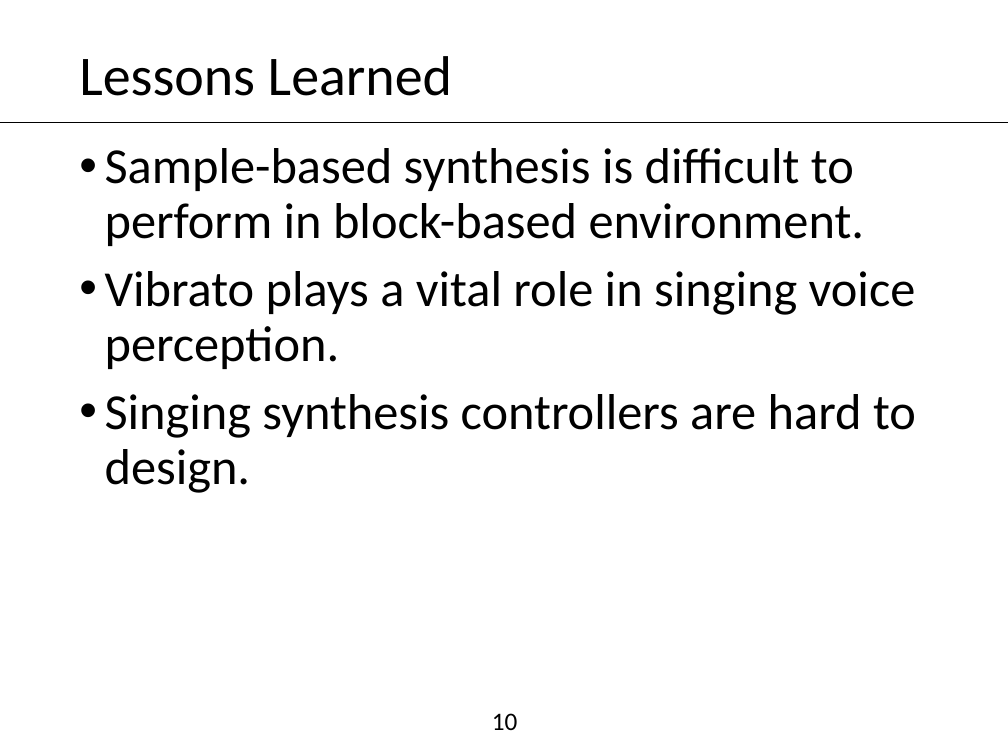
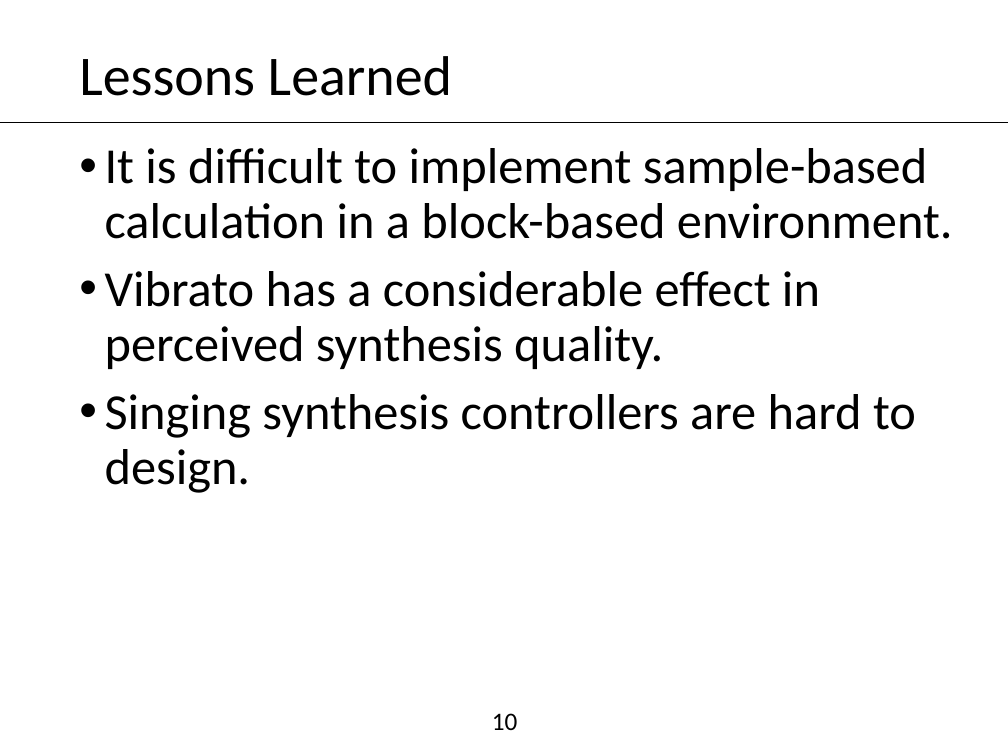
Before and after one commit to lingxiaoyang/vass, a slide deck: slide 10 of presentation.pptx. Drawn at 1008x756 pixels with LibreOffice and Linux fonts; fonts in the diff are those of the drawing. Boxes give left, top, right and bottom in pixels: in the first picture for what was removed or moved away, otherwise in the second. Text is boxed around its words. In the diff, an @@ line names an element or a change of style, - is before the commit and + after.

Commit message:
Update presentation

```diff
--- a/presentation.pptx
+++ b/presentation.pptx
@@ text at [105, 148, 953, 369]: text changed @@
-• Sample-based synthesis is difficult to perform in block-based environment.
-• Vibrato plays a vital role in singing voice perception.
+• It is difficult to implement sample-based calculation in a block-based environment.
+• Vibrato has a considerable effect in perceived synthesis quality.
```
